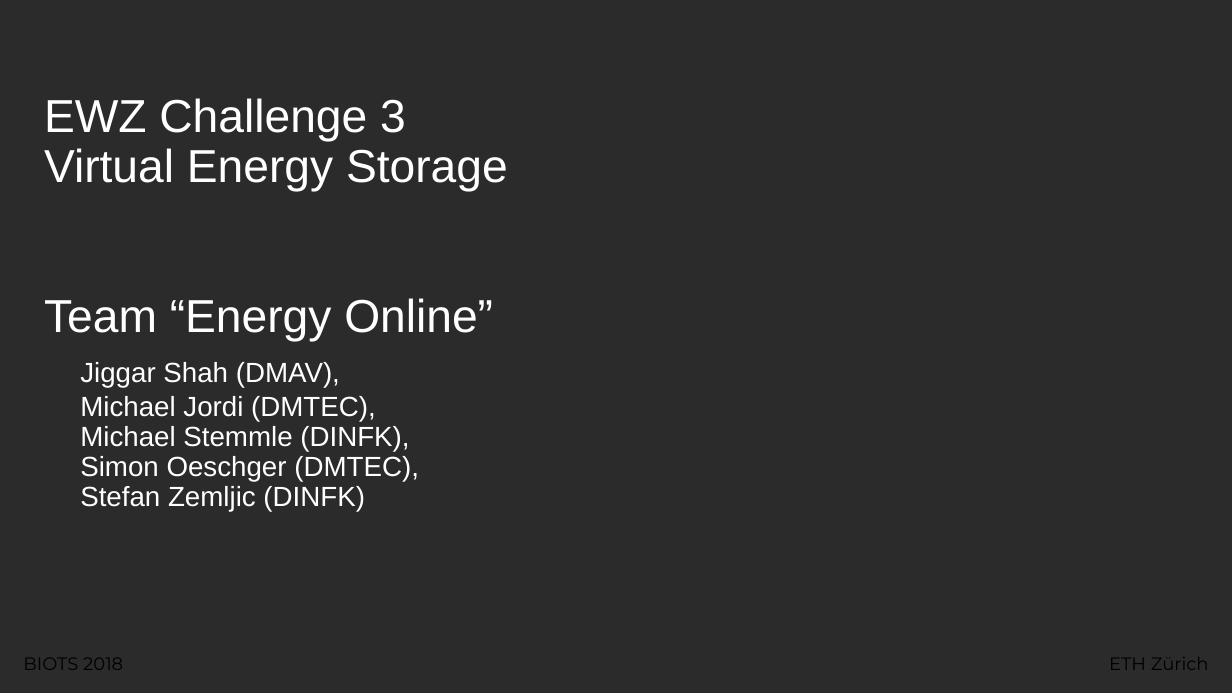
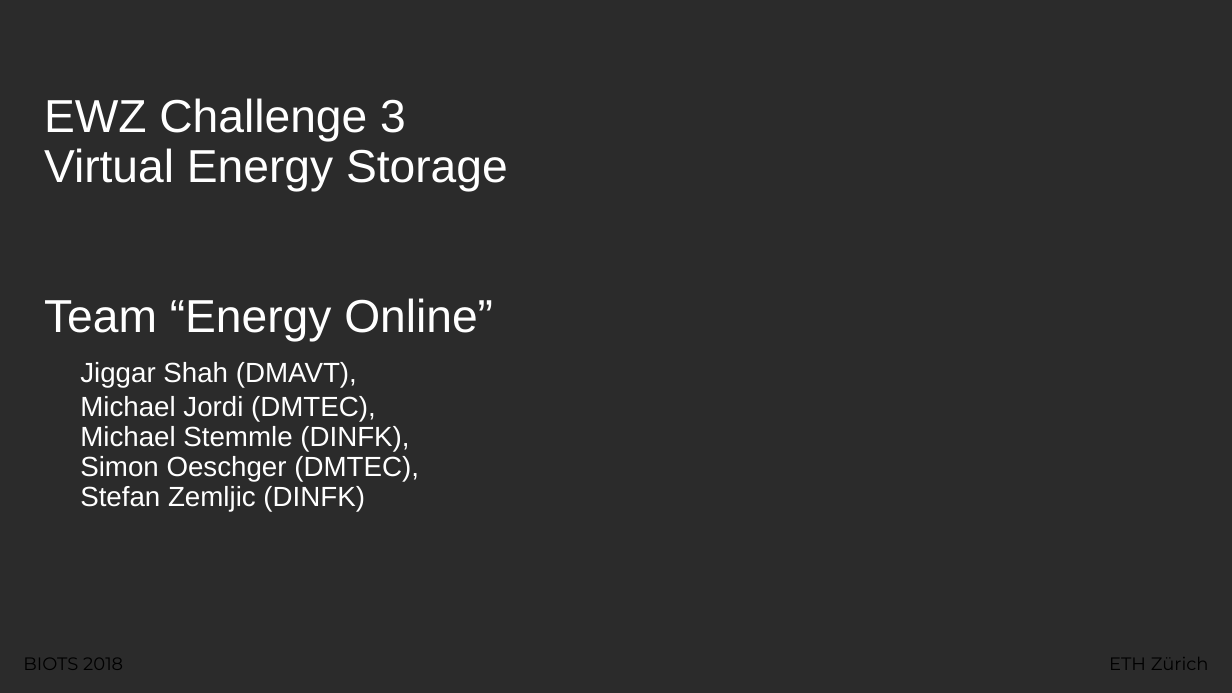
Before and after one commit to StefanOnGit/EnergyOnline, a slide deck: slide 1 of BIOTS - Team Energy Online.pptx. Drawn at 1232x693 pixels with LibreOffice and Linux fonts; fonts in the diff are those of the drawing; background and template pictures are left out; a plain dark background stands for a picture behind light text. Boxes give left, top, right and bottom in pixels: in the first picture for what was removed or moved away, otherwise in the second. Text is boxed around its words. In the diff, an @@ line names an element or a change of style, - is before the commit and + after.

```diff
--- a/BIOTS - Team Energy Online.pptx
+++ b/BIOTS - Team Energy Online.pptx
@@ title at bbox=[44, 98, 508, 511]: text changed @@
-EWZ Challenge 3
-Virtual Energy Storage
-Team “Energy Online”
-Jiggar Shah (DMAV),
-Michael Jordi (DMTEC),
-Michael Stemmle (DINFK),
-Simon Oeschger (DMTEC),
-Stefan Zemljic (DINFK)
+EWZ Challenge 3
+Virtual Energy Storage
+Team “Energy Online”
+Jiggar Shah (DMAVT),
+Michael Jordi (DMTEC),
+Michael Stemmle (DINFK),
+Simon Oeschger (DMTEC),
+Stefan Zemljic (DINFK)
```
Also in this commit, not shown: 1 other file.
